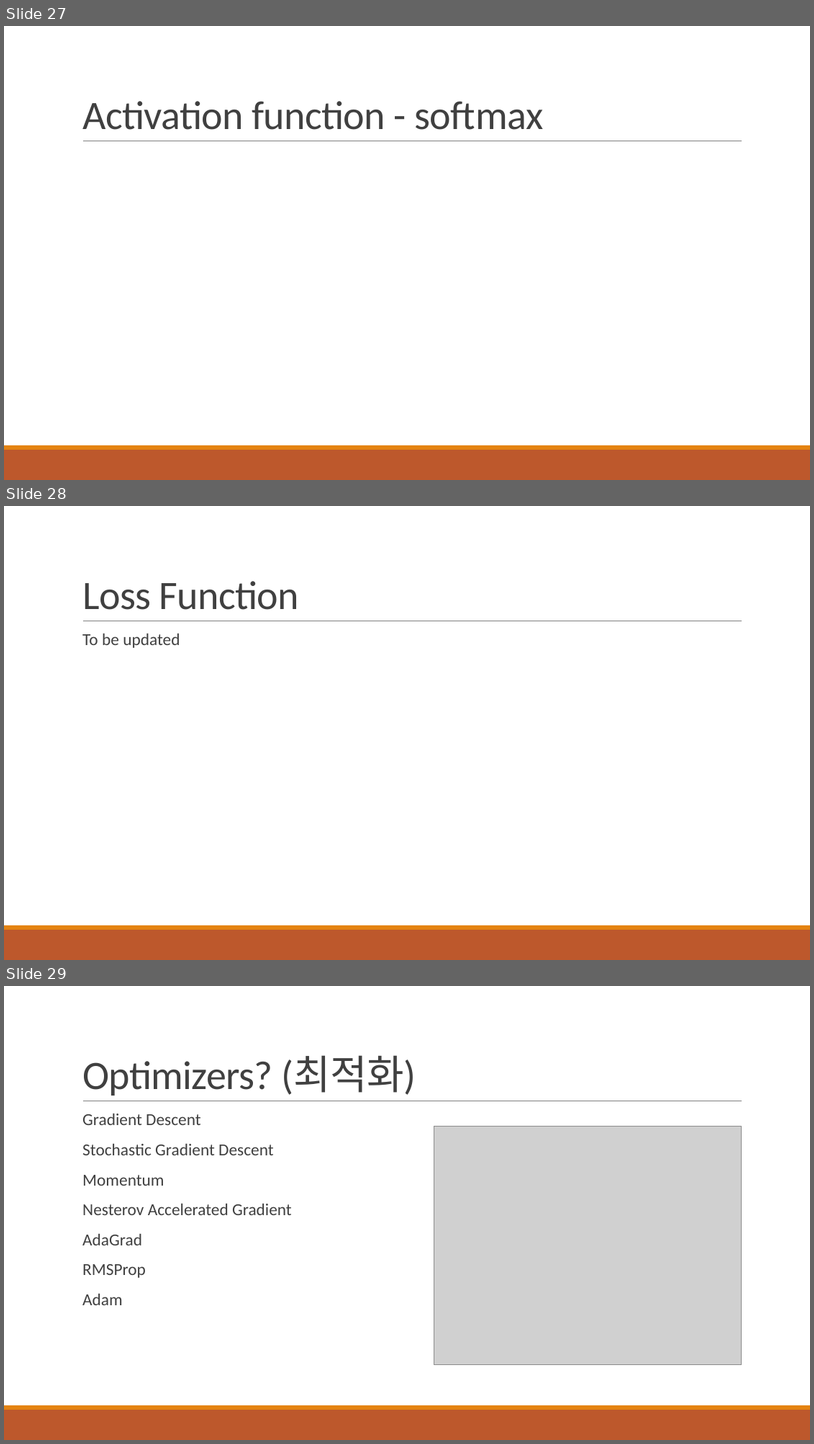
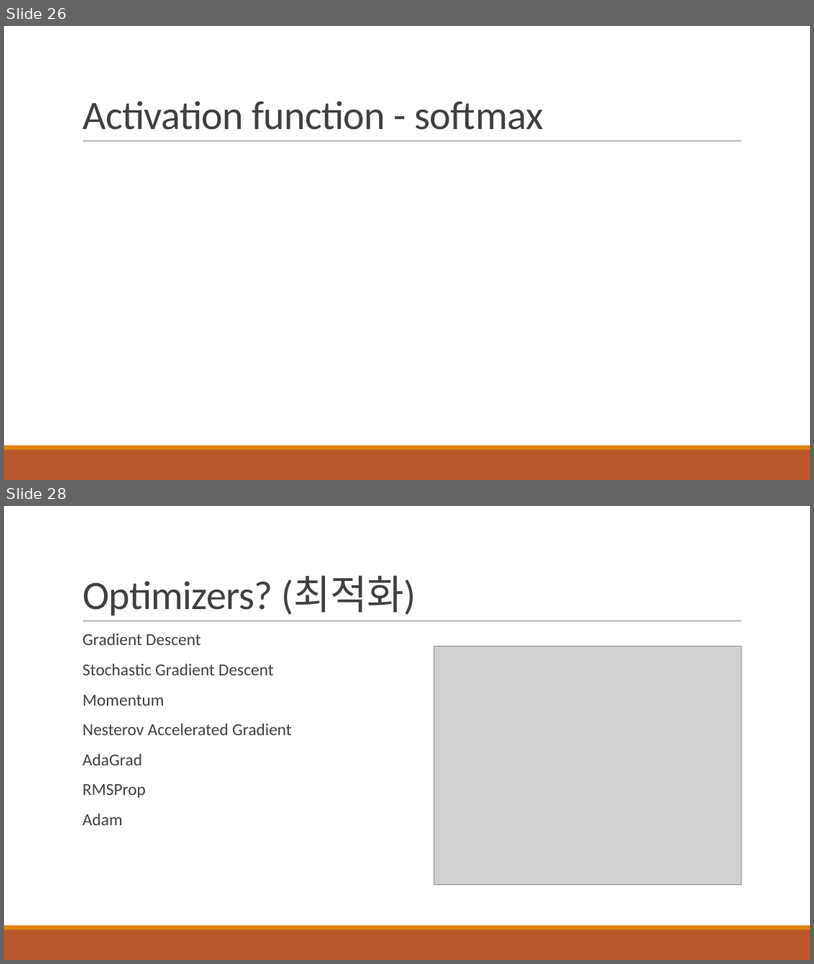
Before and after one commit to HYU-AILAB/ai-seminar, a slide deck: 01. MLP & FFNN/MLP_FFNN_김병조.pptx. Shown one above the other, each under a label of ours: slides 27, 28 and 29 before the commit, slides 26 and 28 after it; the slides between them are not shown. The pictures are 814x1444 and 814x964 pixels, drawn with LibreOffice and Linux fonts; fonts in the diff are those of the drawing; grey boxes stand for pictures. Boxes give left, top, right and bottom in pixels: in the first picture for what was removed or moved away, otherwise in the second. Text is boxed around its words. In the diff, an @@ line names an element or a change of style, - is before the commit and + after.

```diff
--- a/01. MLP & FFNN/MLP_FFNN_김병조.pptx
+++ b/01. MLP & FFNN/MLP_FFNN_김병조.pptx
@@ slide 28 removed at (4, 506, 810, 960), background #FFFFFF; not listed: 3 template elements that a slide beside it also shows @@
@@ title removed at (82, 581, 300, 610) @@
-Loss Function
@@ text removed at (82, 633, 180, 648) @@
-  To be updated
@@ what was slide 27 is now slide 26 @@
@@ what was slide 29 is now slide 28 @@
```
Also in this commit, not shown: 3 slides changed, 6 slides added, 1 other slide removed, 4 other files.
